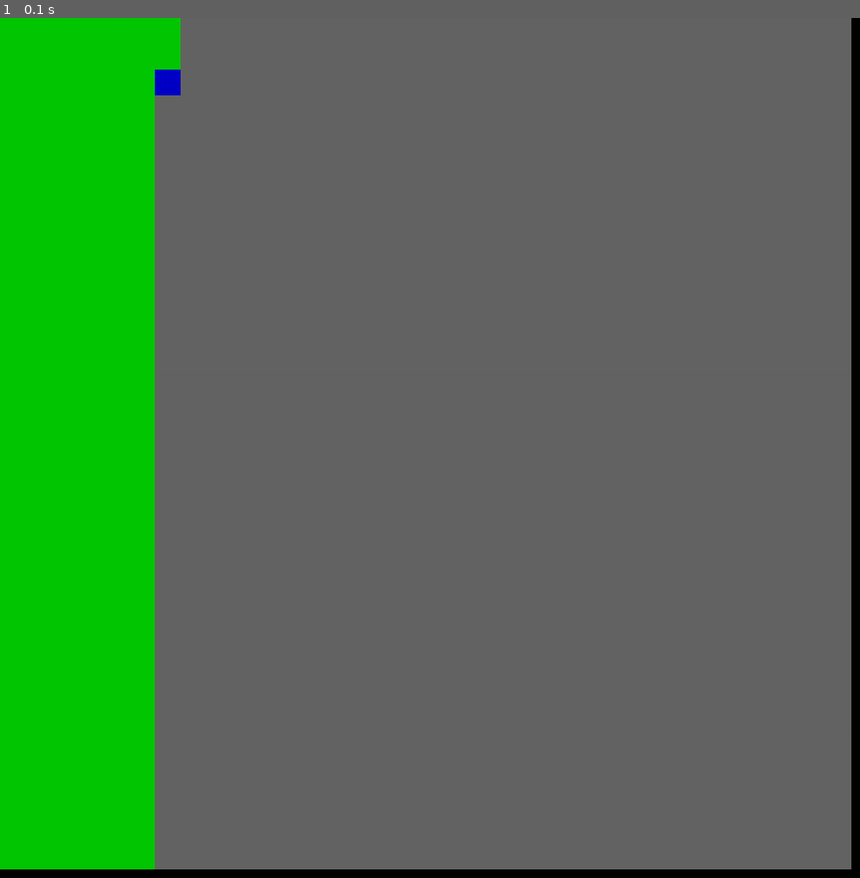
Above: before the commit, frame 1.
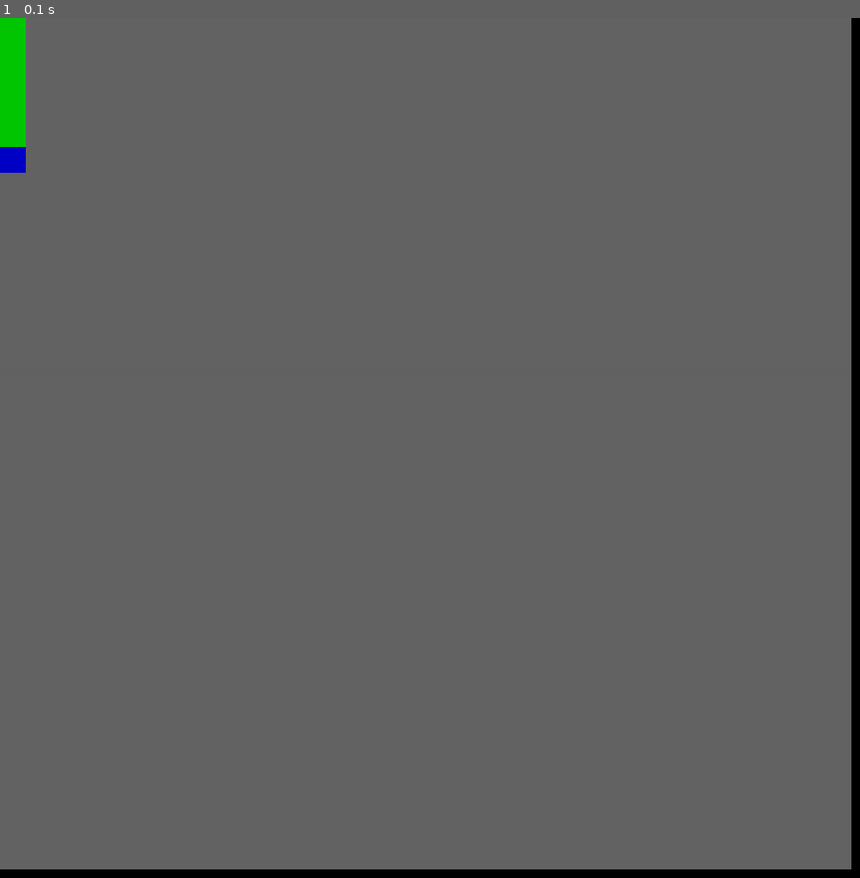
Above: after the commit, the same moment.

Repository: simon-fredrich/python-training
Game: pygame game, started from python-finder/main.py
The game is run twice, just before and just after one commit, with the same random seed, the same clock (stepped at 60 frames per second) and the same inputs.
Inputs:
- Up to frame 1 (0.1 s): no input

The runs differ from the first frame. In frame 1, 18% of the frame differs, in the area x 0-21%, y 0-99%.

Commit message:
randomize find_object

Diff:
--- a/python-finder/main.py
+++ b/python-finder/main.py
@@ -1,6 +1,7 @@
 import sys, pygame
 from Grid import Grid
 from Tile import *
+import random
 pygame.init()
 
 size = width, height = 1000, 1000
@@ -15,6 +16,8 @@
 tile_height = 30
 x_quant = int(width/tile_width)
 y_quant = int(height/tile_height)
+
+find_object = random.randint(0, 500)
 
 while 1:
     for event in pygame.event.get():
@@ -34,8 +37,8 @@
         x_tile = x_tile + 30
         y_tile = 0
 
-    tiles[200].color = [200, 0, 0]
-    tiles[200].draw()
+    tiles[find_object].color = [200, 0, 0]
+    tiles[find_object].draw()
 
     for tile in tiles:
         if tile.color == [200, 0, 0]:
